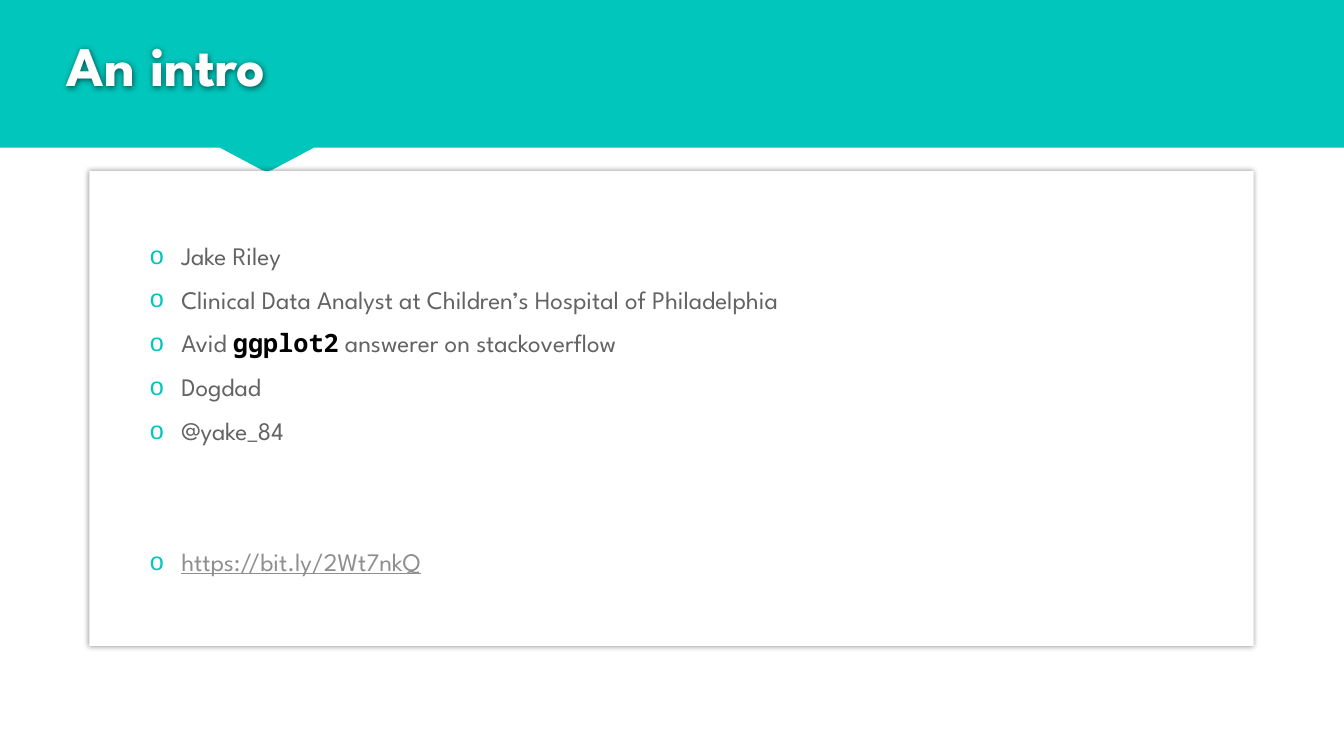
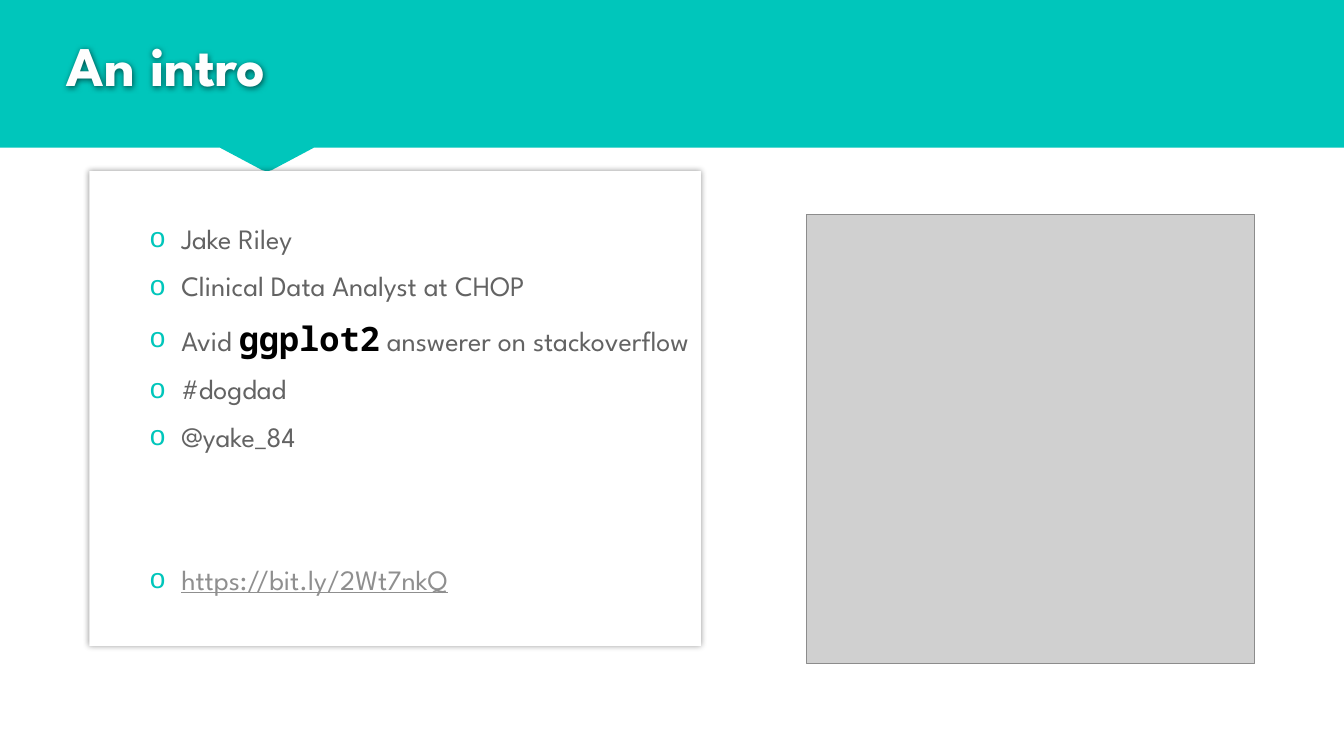
Before and after one commit to rjake/talks-and-presentations, a slide deck: slide 3 of data_viz_2019_06_19.pptx. Drawn at 1344x756 pixels with LibreOffice and Linux fonts; fonts in the diff are those of the drawing; grey boxes stand for pictures. Boxes give left, top, right and bottom in pixels: in the first picture for what was removed or moved away, otherwise in the second. Text is boxed around its words. In the diff, an @@ line names an element or a change of style, - is before the commit and + after.

Commit message:
Increase font size

```diff
--- a/data_viz_2019_06_19.pptx
+++ b/data_viz_2019_06_19.pptx
@@ text "Jake Riley": place and size @@
-text "Jake Riley" at bbox=[90, 171, 1254, 646]
+text "Jake Riley" at bbox=[90, 171, 702, 646]
@@ text at bbox=[181, 229, 689, 596]: size 18 to 20 pt in "Jake Riley", "Avid answerer on stackoverflow", "@yake_84", "https://bit.ly/2Wt7nkQ"; size 18 to 24 pt in "ggplot2" @@
@@ picture added at bbox=[807, 215, 1254, 664] @@
@@ text at bbox=[181, 276, 525, 302]: text changed; size 18 to 20 pt @@
-  o Clinical Data Analyst at Children’s Hospital of Philadelphia
+  o Clinical Data Analyst at CHOP
@@ text at bbox=[181, 379, 286, 405]: text changed; size 18 to 20 pt @@
-  o Dogdad
+  o #dogdad
```
Also in this commit, not shown: 36 other slides changed, 1 slide removed.
